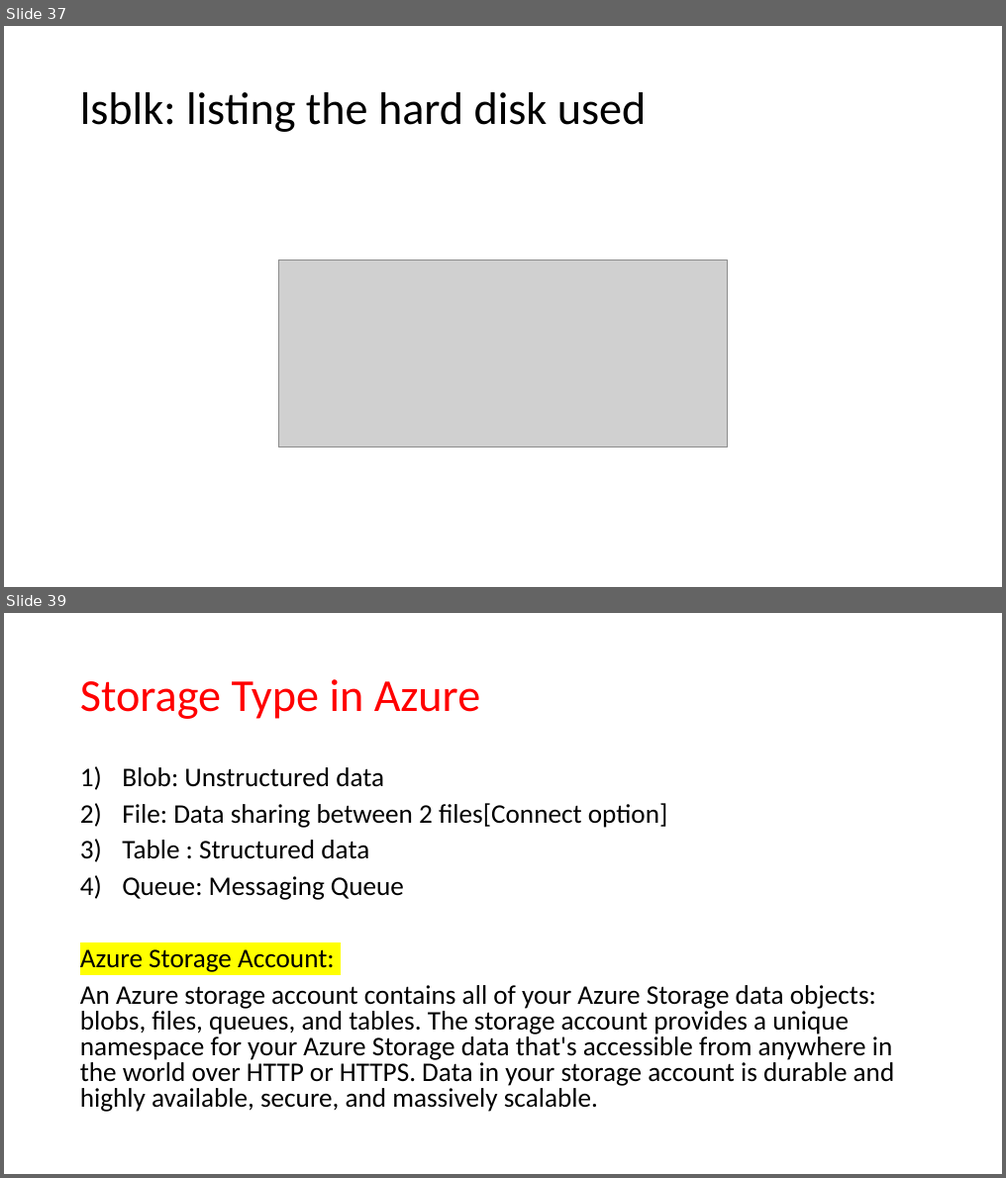
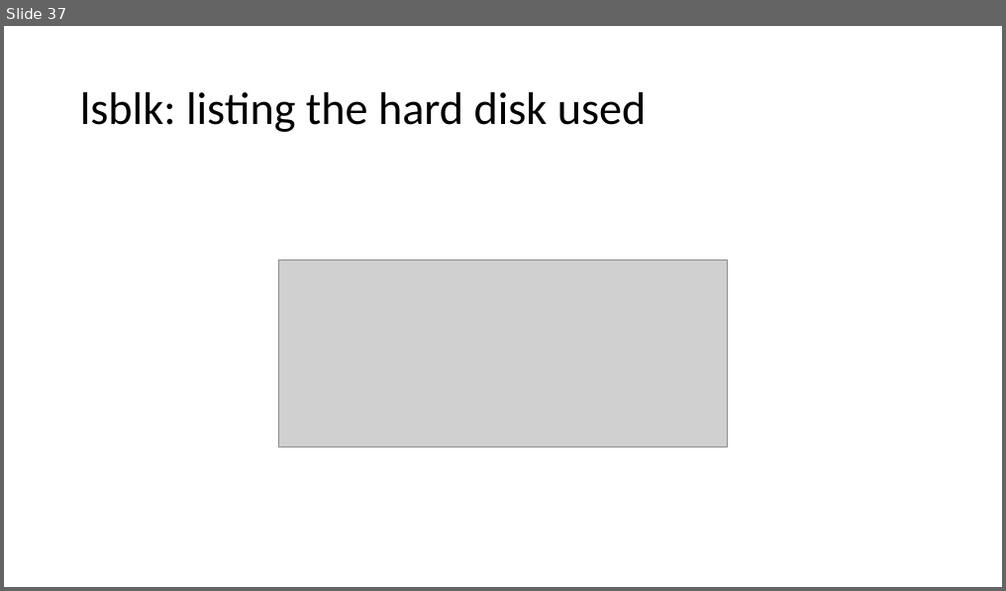
Before and after one commit to JanbaskDevops/Batch1, a slide deck: ClassRoomNotes/PPT/Networking and storage Basics.pptx. Shown one above the other, each under a label of ours: slides 37 and 39 before the commit, slide 37 after it; the slides between them are not shown. The pictures are 1006x1178 and 1006x591 pixels, drawn with LibreOffice and Linux fonts; fonts in the diff are those of the drawing; grey boxes stand for pictures. Boxes give left, top, right and bottom in pixels: in the first picture for what was removed or moved away, otherwise in the second. Text is boxed around its words. In the diff, an @@ line names an element or a change of style, - is before the commit and + after.

```diff
--- a/ClassRoomNotes/PPT/Networking and storage Basics.pptx
+++ b/ClassRoomNotes/PPT/Networking and storage Basics.pptx
@@ slide 39 removed at [4,613,1002,1174], background #FFFFFF @@
@@ title removed at [80,679,480,719] @@
-Storage Type in Azure
@@ text removed at [80,767,895,1112] @@
-1) Blob: Unstructured data
-2) File: Data sharing between 2 files[Connect option]
-3) Table : Structured data
-4) Queue: Messaging Queue
-Azure Storage Account:
-An Azure storage account contains all of your Azure Storage data objects: blobs, files, queues, and tables. The storage account provides a unique namespace for your Azure Storage data that's accessible from anywhere in the world over HTTP or HTTPS. Data in your storage account is durable and highly available, secure, and massively scalable.
```
Also in this commit, not shown: 1 slide changed, 5 other slides removed, 3 other files.
